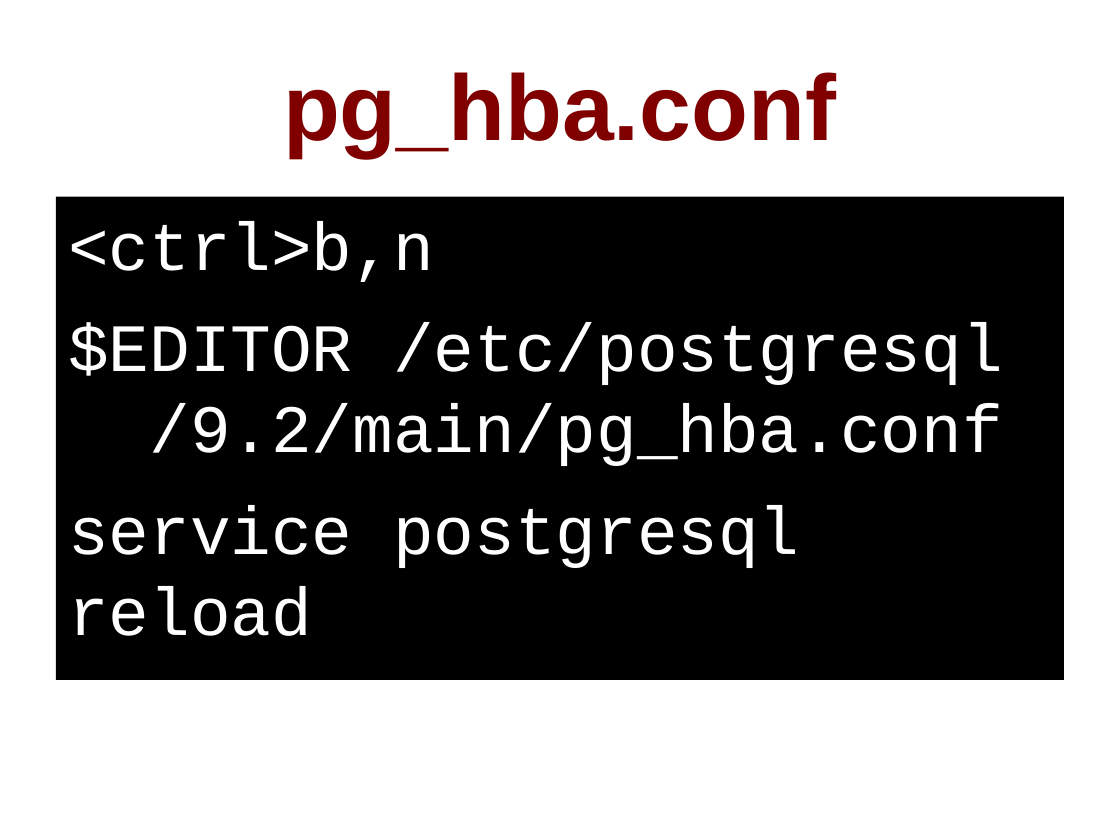
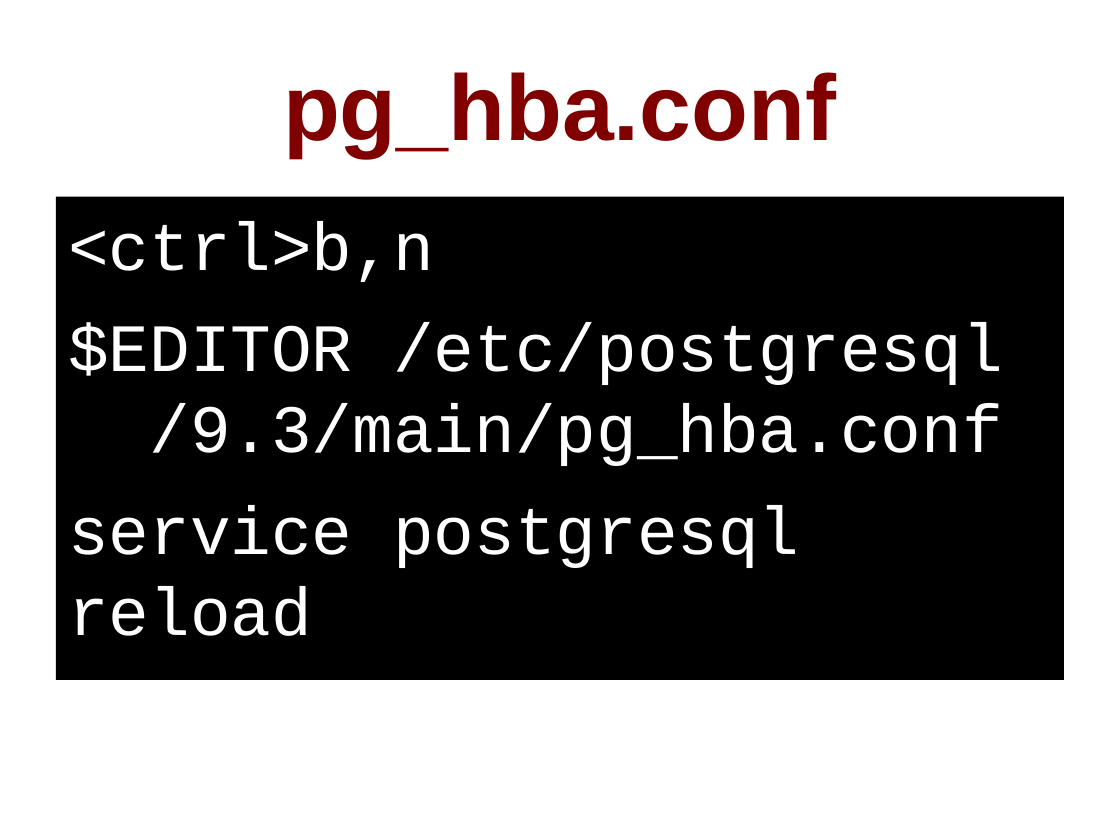
Before and after one commit to pgexperts/accidentalDBA, a slide deck: slide 77 of tutorial/accidental_dba_oscon.odp (slide 74 before the commit). Drawn at 1120x840 pixels with LibreOffice and Linux fonts; fonts in the diff are those of the drawing. Boxes give left, top, right and bottom in pixels: in the first picture for what was removed or moved away, otherwise in the second. Text is boxed around its words. In the diff, an @@ line names an element or a change of style, - is before the commit and + after.

```diff
--- a/tutorial/accidental_dba_oscon.odp
+++ b/tutorial/accidental_dba_oscon.odp
@@ text at [68,322,1002,466]: text changed @@
-$EDITOR /etc/postgresql
-/9.2/main/pg_hba.conf
+$EDITOR /etc/postgresql
+/9.3/main/pg_hba.conf
```
Also in this commit, not shown: 21 other slides changed, 6 slides added, 8 slides removed, 9 other files.
